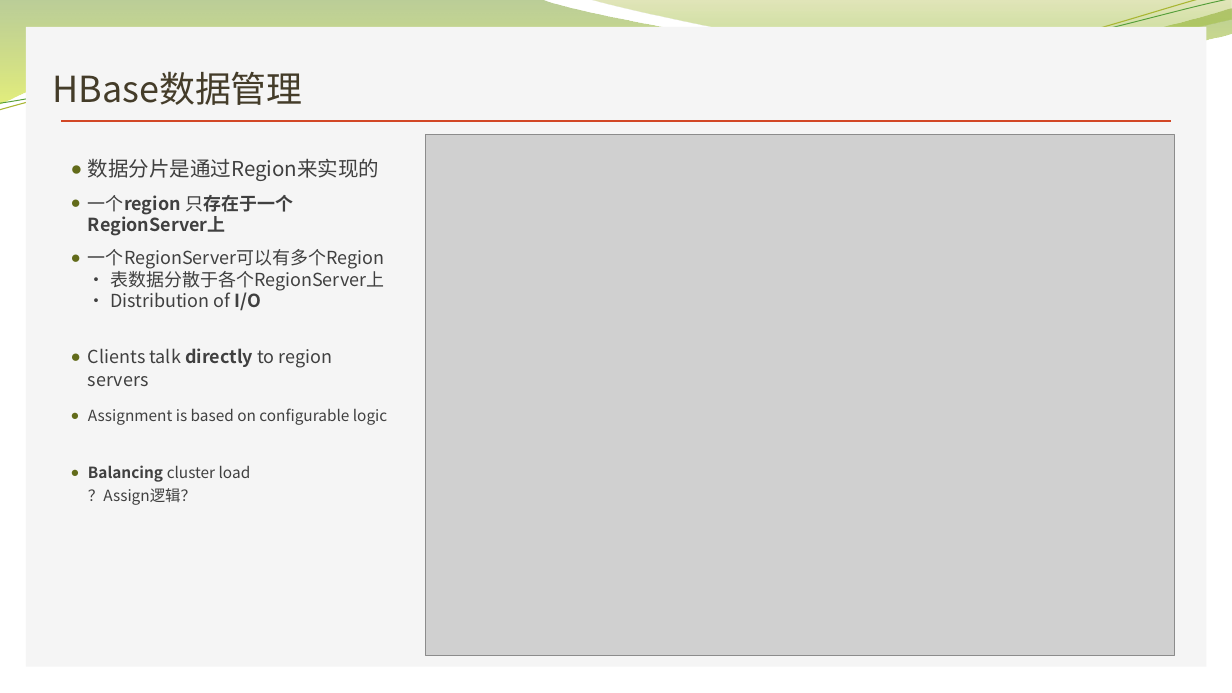
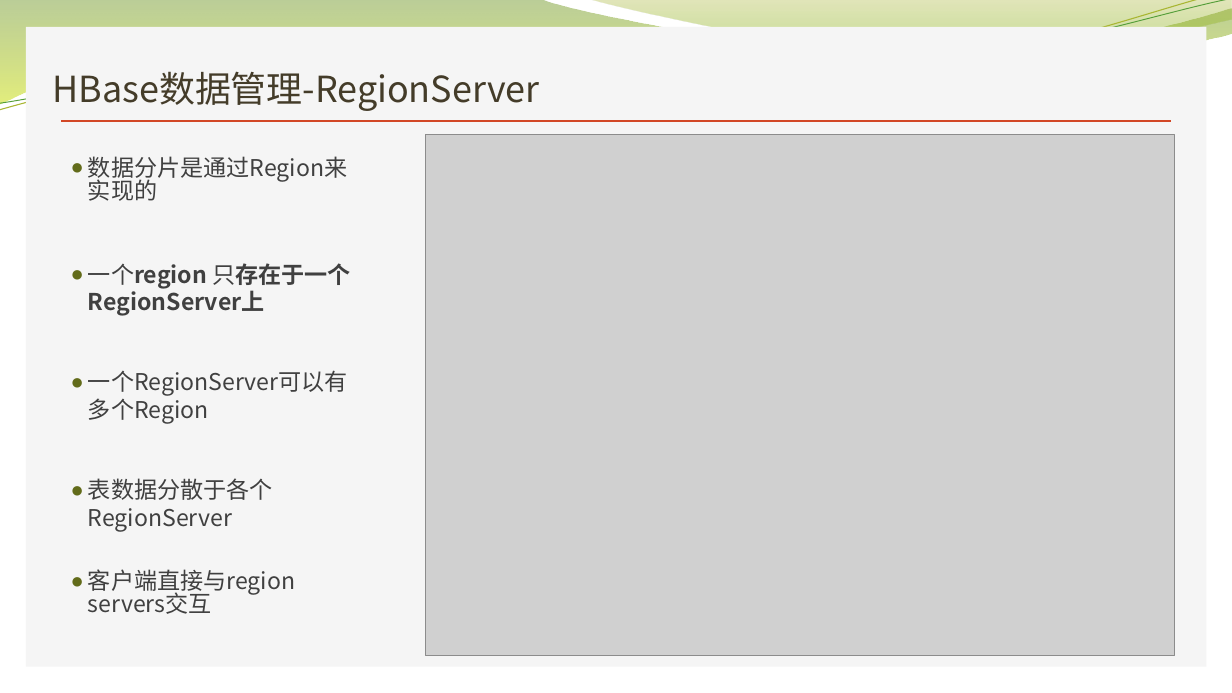
Before and after one commit to Zhangwusheng/Zhangwusheng.github.io, a slide deck: slide 7 of _posts/HBASE基本原理介绍副本2.pptx. Drawn at 1232x693 pixels with LibreOffice and Linux fonts; fonts in the diff are those of the drawing; grey boxes stand for pictures; background and template pictures are left out. Boxes give left, top, right and bottom in pixels: in the first picture for what was removed or moved away, otherwise in the second. Text is boxed around its words. In the diff, an @@ line names an element or a change of style, - is before the commit and + after.

```diff
--- a/_posts/HBASE基本原理介绍副本2.pptx
+++ b/_posts/HBASE基本原理介绍副本2.pptx
@@ title at [53,71,540,111]: text changed @@
-HBase数据管理
+HBase数据管理-RegionServer
@@ text at [88,156,351,316]: size 16 to 18 pt in "数据分片是通过Region来实现的"; size 14 to 18 pt in "一个region 只存在于一个RegionServer上" @@
@@ text at [88,370,348,614]: text changed; size 14 to 18 pt @@
-● 一个RegionServer可以有多个Region
-  • 表数据分散于各个RegionServer上
-  • Distribution of I/O
-● Clients talk directly to region
-  servers
-● Assignment is based on configurable logic
-● Balancing cluster load
-  ？Assign逻辑？
+● 一个RegionServer可以有多个Region
+● 表数据分散于各个RegionServer
+● 客户端直接与region servers交互
```
Also in this commit, not shown: 12 other slides changed, 1 other file.
